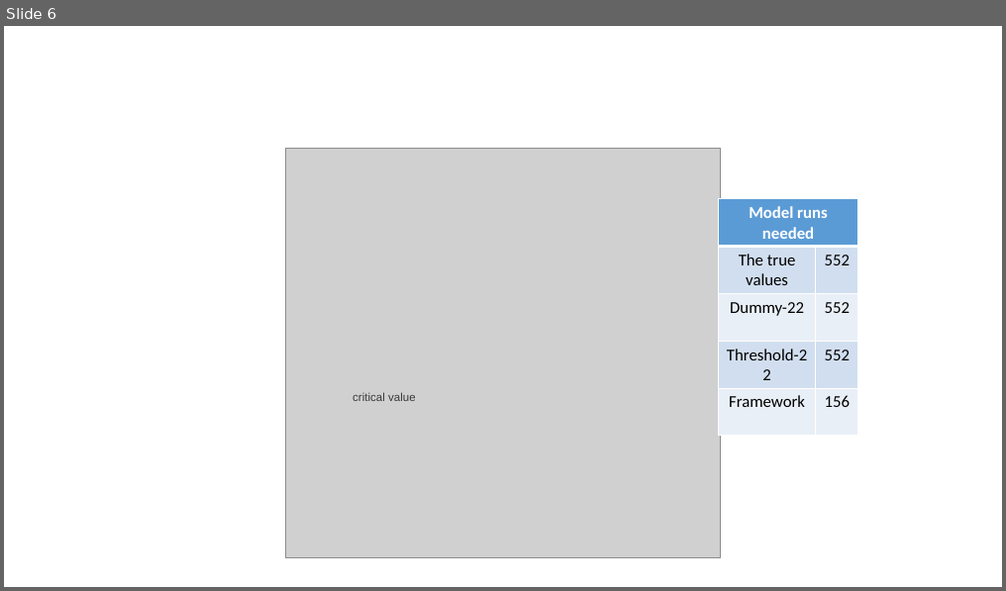
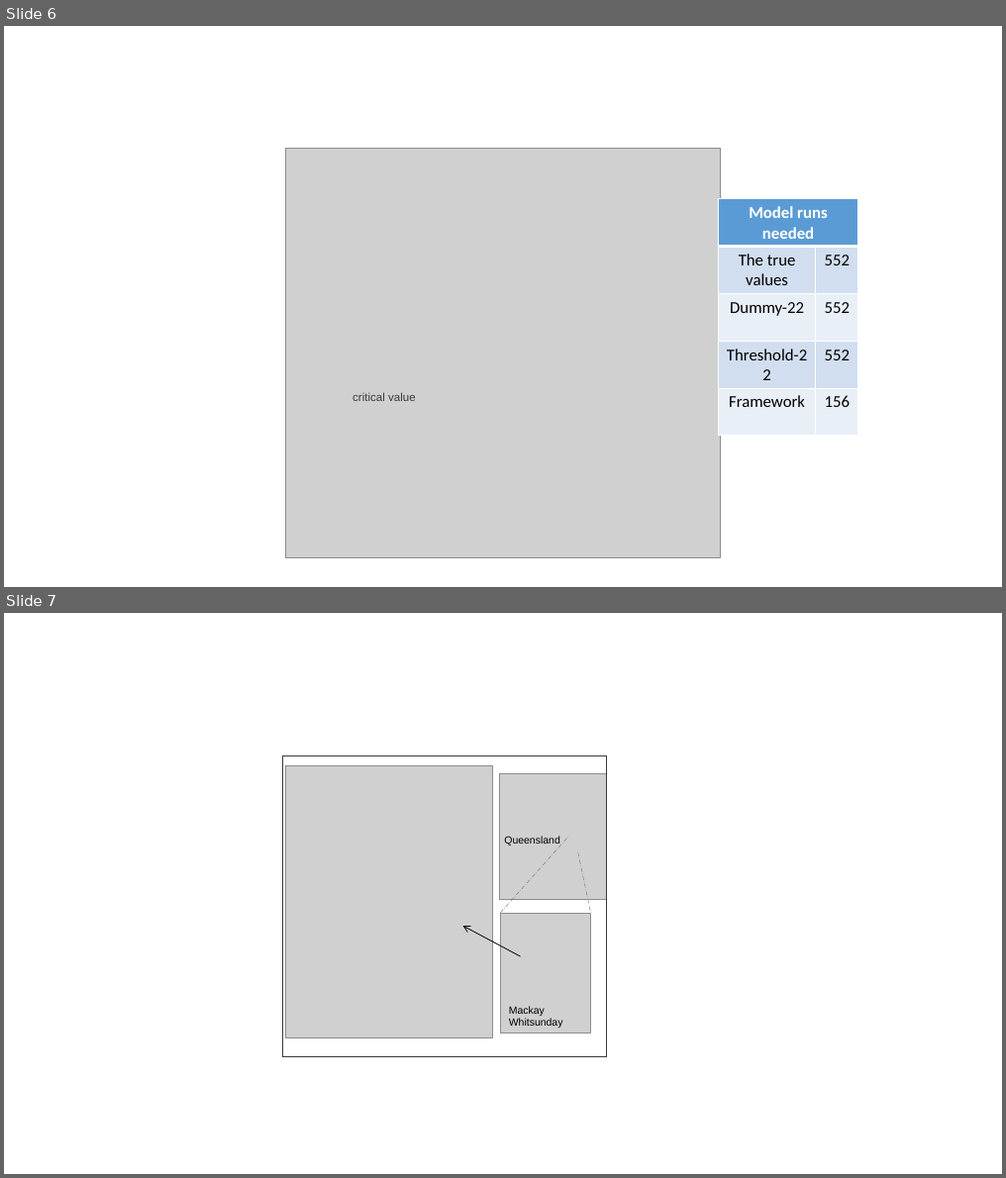
Before and after one commit to QianWanghhu/factor_fixing, a slide deck: output/paper0915/figure/Figures.pptx. Shown one above the other, each under a label of ours: slide 6 before the commit, slides 6 and 7 after it. The pictures are 1006x591 and 1006x1178 pixels, drawn with LibreOffice and Linux fonts; fonts in the diff are those of the drawing; grey boxes stand for pictures. Boxes give left, top, right and bottom in pixels: in the first picture for what was removed or moved away, otherwise in the second. Text is boxed around its words. In the diff, an @@ line names an element or a change of style, - is before the commit and + after.

```diff
--- a/output/paper0915/figure/Figures.pptx
+++ b/output/paper0915/figure/Figures.pptx
@@ slide 7 added at box(4, 613, 1002, 1174), background #FFFFFF @@
@@ rectangle added at box(282, 756, 607, 1058), outline #3B3838 1 pt @@
@@ picture added at box(285, 765, 493, 1039) @@
@@ picture added at box(500, 773, 607, 900) @@
@@ line added from (500, 913) to (568, 837), #808080 0.5 pt dashed @@
@@ text added at box(504, 836, 559, 846), 10 pt, text #000000 @@
+Queensland
@@ line added from (578, 853) to (591, 912), #808080 0.5 pt dashed @@
@@ arrow added from (521, 957) to (463, 926), #000000 0.75 pt @@
@@ picture added at box(500, 913, 590, 1034) @@
@@ text added at box(509, 1006, 563, 1028), 10 pt, text #000000 @@
+Mackay Whitsunday
```
Also in this commit, not shown: 2 other files.
